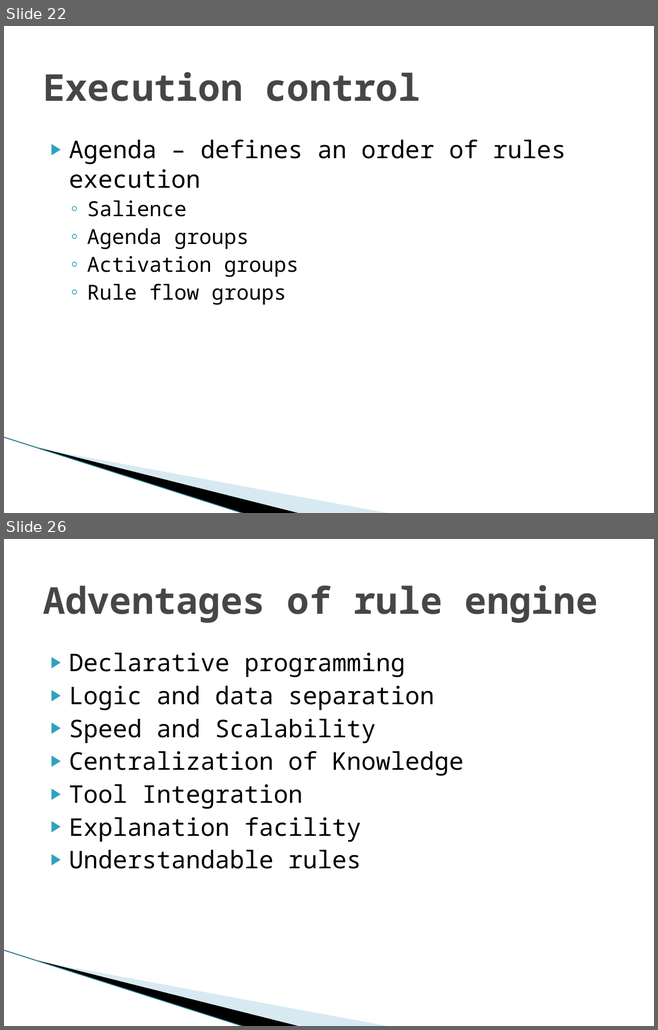
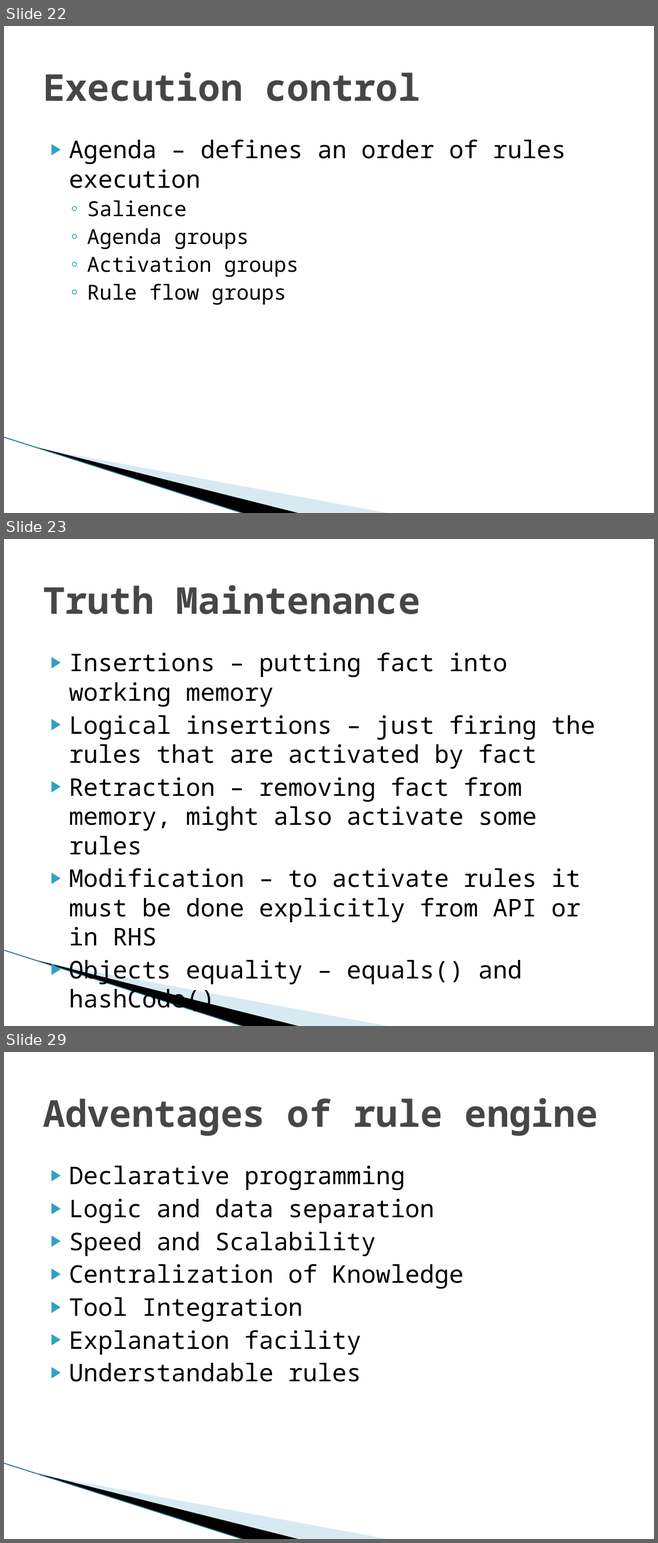
Before and after one commit to gspandy/drools-presentation-and-examples, a slide deck: drools-business-rules-engine.pptx. Shown one above the other, each under a label of ours: slides 22 and 26 before the commit, slides 22, 23 and 29 after it; the slides between them are not shown. The pictures are 658x1030 and 658x1543 pixels, drawn with LibreOffice and Linux fonts; fonts in the diff are those of the drawing; background and template pictures are left out. Boxes give left, top, right and bottom in pixels: in the first picture for what was removed or moved away, otherwise in the second. Text is boxed around its words. In the diff, an @@ line names an element or a change of style, - is before the commit and + after.

```diff
--- a/drools-business-rules-engine.pptx
+++ b/drools-business-rules-engine.pptx
@@ slide 23 added at [4,539,654,1026], background #FFFFFF; not listed: 3 template elements that a slide beside it also shows @@
@@ title added at [43,585,420,614], 41 pt, text #464646, bold @@
+Truth Maintenance
@@ text added at [69,653,595,1015], 27 pt, text #000000 @@
+▶ Insertions – putting fact into working memory
+▶ Logical insertions – just firing the rules that are activated by fact
+▶ Retraction – removing fact from memory, might also activate some rules
+▶ Modification – to activate rules it must be done explicitly from API or in RHS
+▶ Objects equality – equals() and hashCode()
@@ what was slide 26 is now slide 29 @@
```
Also in this commit, not shown: 4 slides changed, 2 other slides added.
